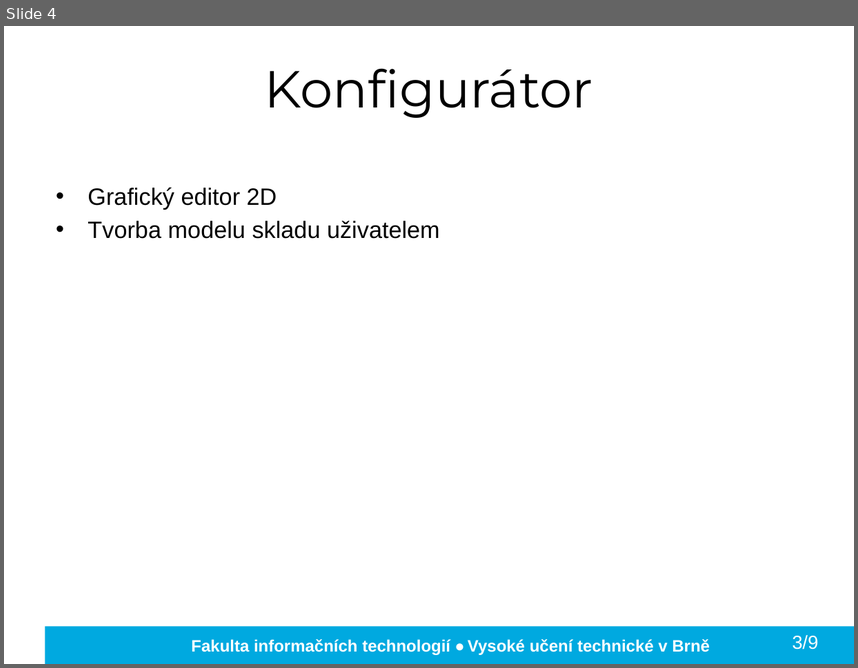
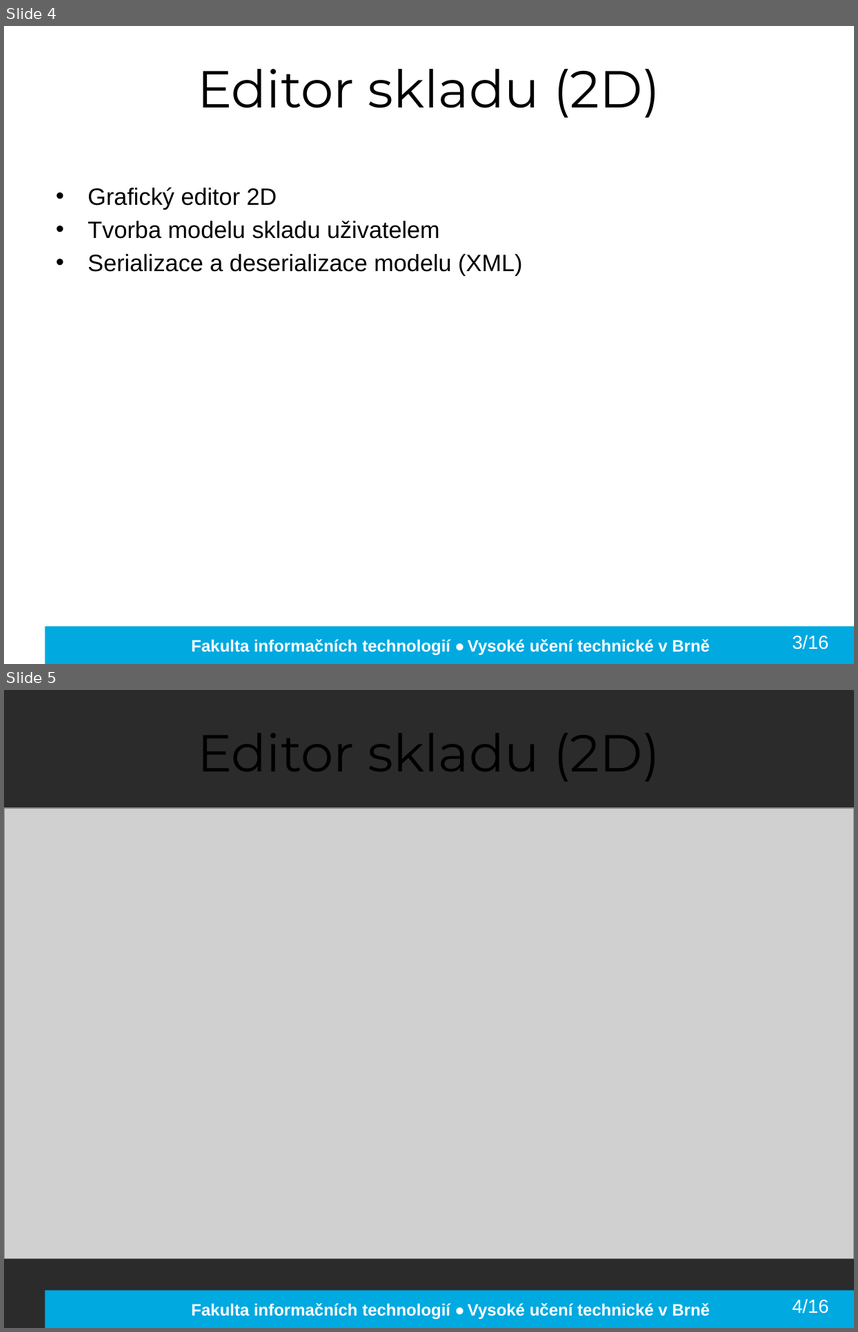
Before and after one commit to kocica/warehouse-manager, a slide deck: doc/xkocic01.pptx. Shown one above the other, each under a label of ours: slide 4 before the commit, slides 4 and 5 after it. The pictures are 858x668 and 858x1332 pixels, drawn with LibreOffice and Linux fonts; fonts in the diff are those of the drawing; grey boxes stand for pictures; background and template pictures are left out; a plain dark background stands for a picture behind light text. Boxes give left, top, right and bottom in pixels: in the first picture for what was removed or moved away, otherwise in the second. Text is boxed around its words. In the diff, an @@ line names an element or a change of style, - is before the commit and + after.

```diff
--- a/doc/xkocic01.pptx
+++ b/doc/xkocic01.pptx
@@ slide 5 added at (4,690,854,1328), background picture (left out); not listed: 2 template elements that a slide beside it also shows @@
@@ title added at (197,733,661,781), 44 pt, text #000000 @@
+Editor skladu (2D)
@@ picture added at (4,808,854,1259) @@
@@ text added at (792,1299,829,1313), 16 pt, text #FFFFFF @@
+4/16
@@ slide 4 changed as well @@
@@ title at (197,69,661,118): text changed @@
-Konfigurátor
+Editor skladu (2D)
@@ text at (87,254,522,276): paragraph added @@
+• Serializace a deserializace modelu (XML)
@@ text at (792,635,829,649): text changed @@
-3/9
+3/16
```
Also in this commit, not shown: 10 other slides changed, 5 other slides added, 3 slides removed, 1 other file.
